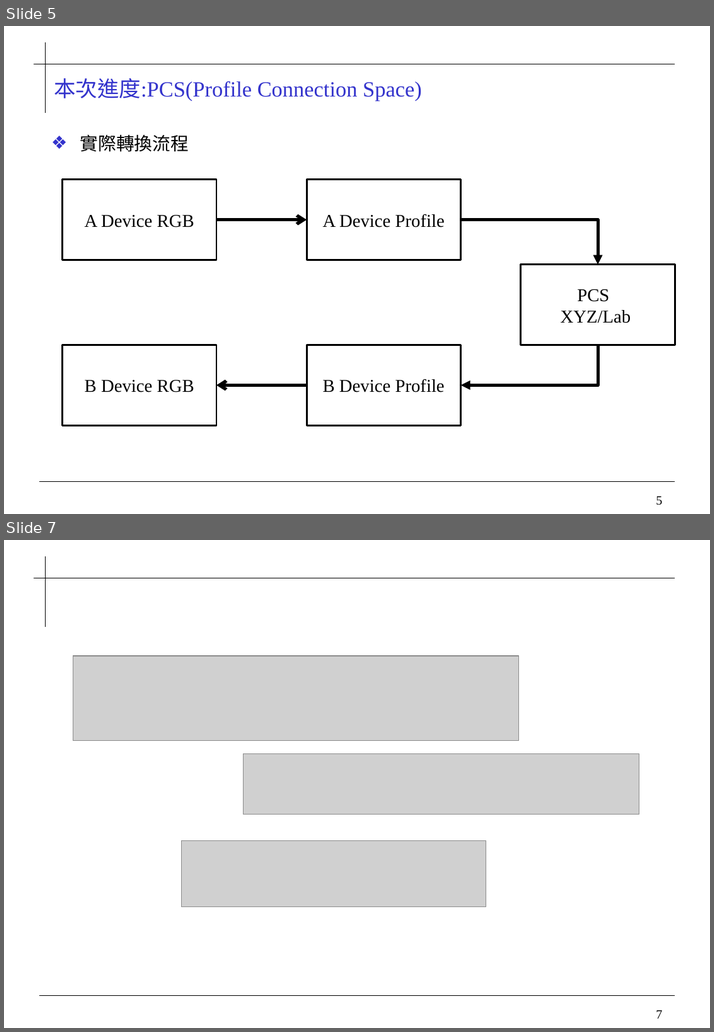
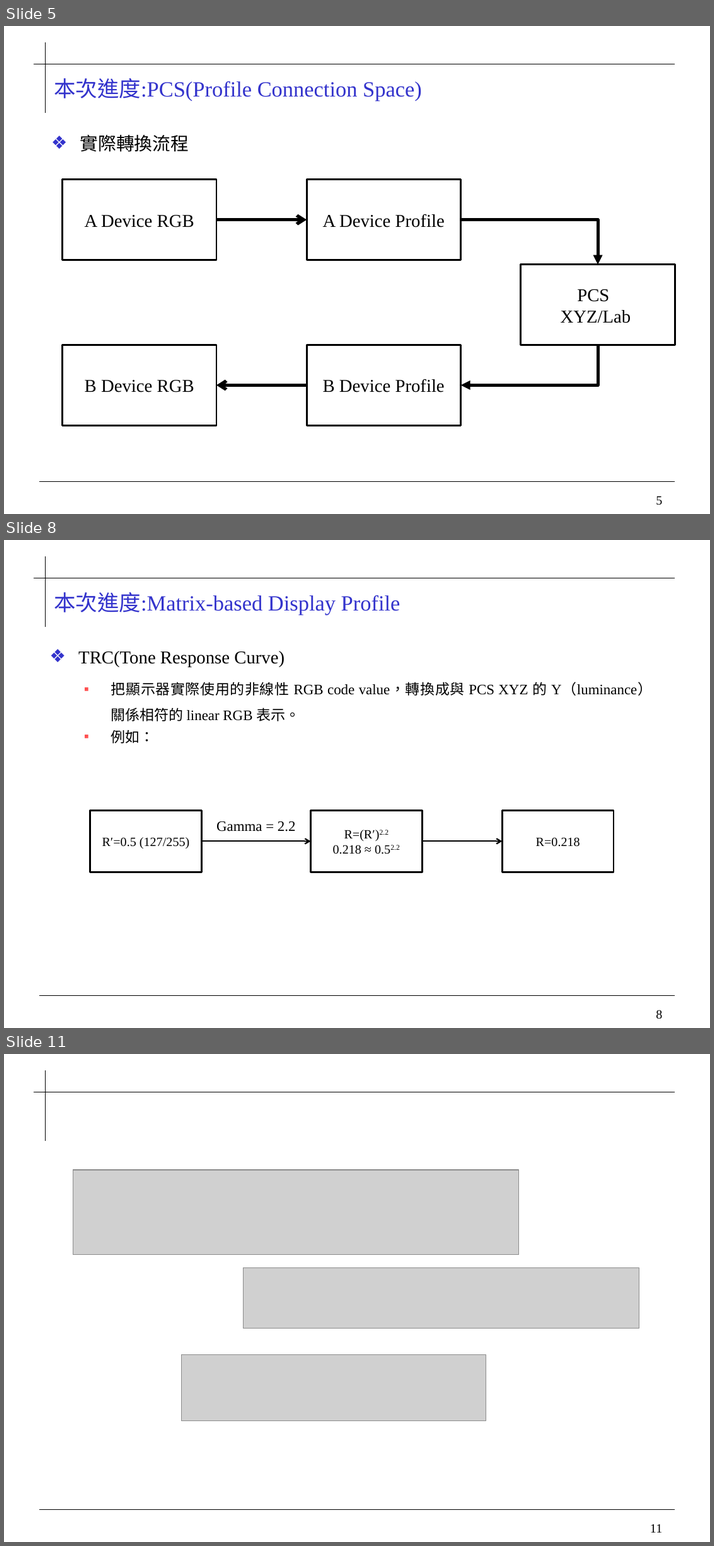
Before and after one commit to 0ilasis0/home, a slide deck: ICCPROFILE.pptx. Shown one above the other, each under a label of ours: slides 5 and 7 before the commit, slides 5, 8 and 11 after it; the slides between them are not shown. The pictures are 714x1032 and 714x1546 pixels, drawn with LibreOffice and Linux fonts; fonts in the diff are those of the drawing; grey boxes stand for pictures; background and template pictures are left out. Boxes give left, top, right and bottom in pixels: in the first picture for what was removed or moved away, otherwise in the second. Text is boxed around its words. In the diff, an @@ line names an element or a change of style, - is before the commit and + after.

```diff
--- a/ICCPROFILE.pptx
+++ b/ICCPROFILE.pptx
@@ slide 8 added at box(4, 540, 710, 1028), background #FFFFFF; not listed: 4 template elements that a slide beside it also shows @@
@@ title added at box(54, 592, 400, 615), 24 pt, text #3333CC @@
+本次進度:Matrix-based Display Profile
@@ text added at box(78, 651, 652, 743), 16 pt, text #000000 @@
+  ❖ TRC(Tone Response Curve)
+  ▪ 把顯示器實際使用的非線性 RGB code value，轉換成與 PCS XYZ 的 Y（luminance）關係相符的 linear RGB 表示。
+  ▪ 例如：
@@ group added at box(90, 811, 613, 873): 3 rectangles, 2 arrows, 1 text @@
+R′=0.5 (127/255)
+R=(R′)2.2
+0.218 ≈ 0.52.2
+R=0.218
+Gamma = 2.2
@@ what was slide 7 is now slide 11 @@
@@ page number at box(650, 1524, 662, 1533): text changed @@
-7
+11
```
Also in this commit, not shown: 4 other slides added, 1 slide removed, 4 other files.
